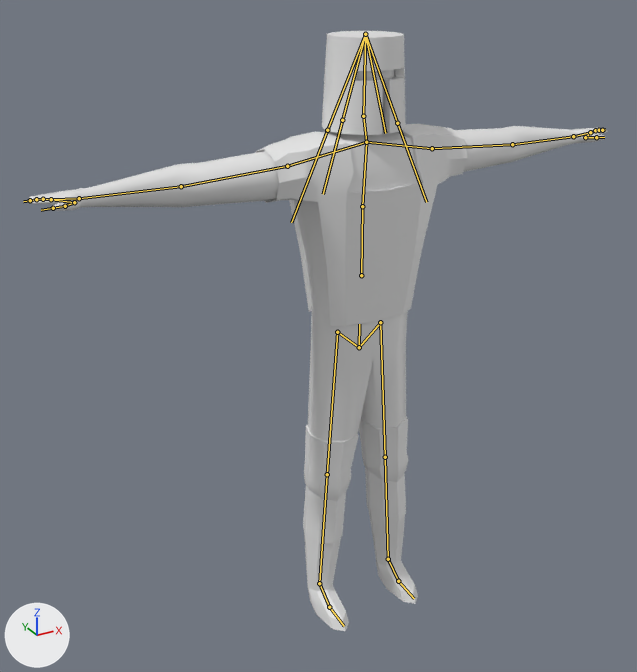
An edit to the FBX model assets/knight/knight.fbx, drawn before and after from the same camera.
Before and after are seen from a 50 mm lens placed at (-3.66, -5.93, 2.99), pointed at (-0.31, 0.17, -0.06). Lighting does not change. The marker at lower left points along +X, +Y and +Z. The picture after the commit comes second. The bones that change, and the others that lie on the model, are drawn over the model as lines.
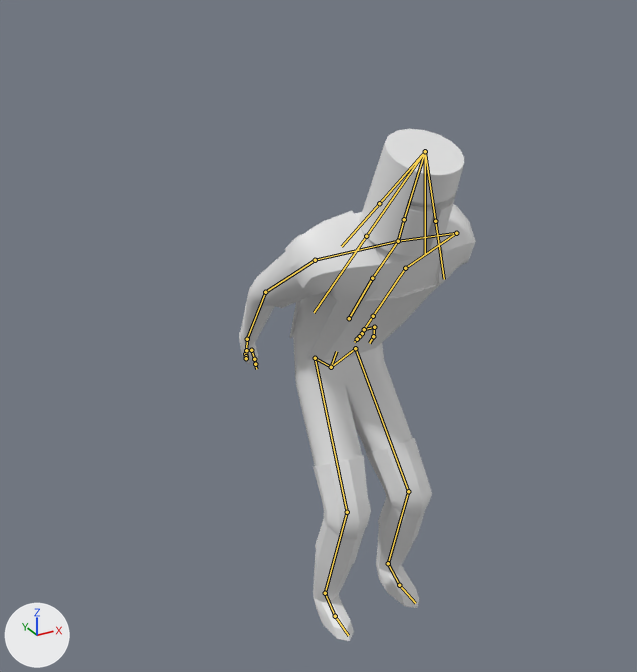
The newer file adds an action. The first version stands in its rest pose; the second is drawn at frame 31 of the action 'Armature|crouch'.

The edits, one by one:
Bone 'spine0.001' (bone_spine0_001) moves from (0.0, 0.0, 0.0) to (-0.02, -0.38, -0.43).
Bone 'spine0.001' (bone_spine0_001) turns from (0, 0, 0) to (26, 0, 0) degrees about its own x, y and z.
Bone 'spine1.001' (bone_spine1_001) turns from (0, 0, 0) to (10, 1, 0) degrees about its own x, y and z.
Bone 'upperarm_l' (bone_upperarm_l) turns from (0, 0, 0) to (-18, -5, -84) degrees about its own x, y and z.
Bone 'lowerarm_l' (bone_lowerarm_l) turns from (0, 0, 0) to (20, 2, -10) degrees about its own x, y and z.
Bone 'wrist_l' (bone_wrist_l) turns from (0, 0, 0) to (0, -1, -15) degrees about its own x, y and z.
Bone 'head' (bone_head) turns from (0, 0, 0) to (-13, 1, 1) degrees about its own x, y and z.
Bone 'upperarm_r' (bone_upperarm_r) turns from (0, 0, 0) to (-21, -7, 85) degrees about its own x, y and z.
Bone 'lowerarm_r' (bone_lowerarm_r) turns from (0, 0, 0) to (22, 2, 8) degrees about its own x, y and z.
Bone 'wrist_r' (bone_wrist_r) turns from (0, 0, 0) to (0, 1, 15) degrees about its own x, y and z.
Bone 'upperleg_l' (bone_upperleg_l) turns from (0, 0, 0) to (4, -4, -59) degrees about its own x, y and z.
Bone 'lowerleg_l' (bone_lowerleg_l) turns from (0, 0, 0) to (2, 0, 53) degrees about its own x, y and z.
Bone 'foot_l' (bone_foot_l) turns from (0, 0, 0) to (-1, 2, -18) degrees about its own x, y and z.
Bone 'upperleg_r' (bone_upperleg_r) turns from (0, 0, 0) to (1, 3, 58) degrees about its own x, y and z.
Bone 'lowerleg_r' (bone_lowerleg_r) turns from (0, 0, 0) to (-2, -2, -49) degrees about its own x, y and z.
Bone 'foot_r' (bone_foot_r) turns from (0, 0, 0) to (1, 3, 18) degrees about its own x, y and z.

Boxes (x1, y1, x2, y2) around the edits, measured in the pictures (637 x 672 px):
'Mesh', posed (59% narrower, 15% shorter)
    before: (29, 31, 608, 631)
    after: (239, 129, 476, 641)
bone 'spine0.001', root to tip
    before: (359, 347) to (359, 324)
    after: (331, 367) to (336, 351)
bone 'spine1.001', root to tip
    before: (361, 275) to (362, 206)
    after: (349, 318) to (372, 278)
bone 'upperarm_l', root to tip
    before: (432, 148) to (512, 144)
    after: (456, 233) to (405, 268)
bone 'lowerarm_l', root to tip
    before: (512, 144) to (573, 136)
    after: (405, 268) to (373, 316)
bone 'wrist_l', root to tip
    before: (573, 136) to (590, 132)
    after: (373, 316) to (364, 329)
bone 'head', root to tip
    before: (363, 116) to (365, 34)
    after: (404, 219) to (425, 151)
bone 'upperarm_r', root to tip
    before: (287, 166) to (181, 186)
    after: (315, 260) to (265, 292)
bone 'lowerarm_r', root to tip
    before: (181, 186) to (79, 198)
    after: (265, 292) to (247, 339)
bone 'wrist_r', root to tip
    before: (79, 198) to (51, 199)
    after: (247, 339) to (246, 350)
bone 'upperleg_l', root to tip
    before: (380, 322) to (385, 457)
    after: (355, 348) to (408, 491)
bone 'lowerleg_l', root to tip
    before: (385, 457) to (388, 559)
    after: (408, 491) to (388, 563)
bone 'foot_l', root to tip
    before: (388, 559) to (398, 581)
    after: (388, 563) to (399, 585)
bone 'upperleg_r', root to tip
    before: (337, 332) to (327, 474)
    after: (315, 358) to (347, 512)
bone 'lowerleg_r', root to tip
    before: (327, 474) to (319, 583)
    after: (347, 512) to (325, 593)
bone 'foot_r', root to tip
    before: (319, 583) to (329, 607)
    after: (325, 593) to (335, 616)
